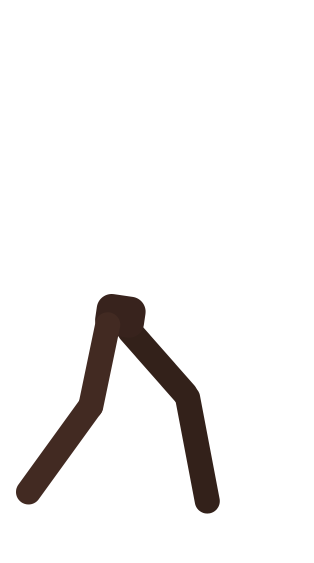
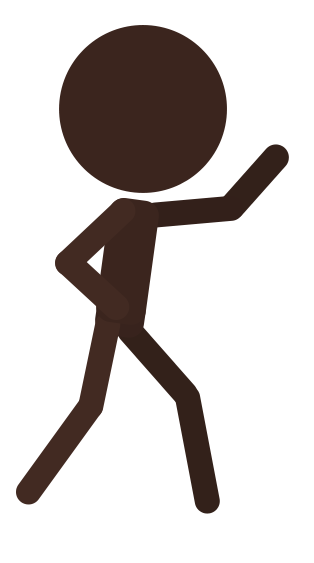
Layer changes from the first 314 × 563 image to the second:
showed group "top" (6 layers) over 55, 25, 289, 324
